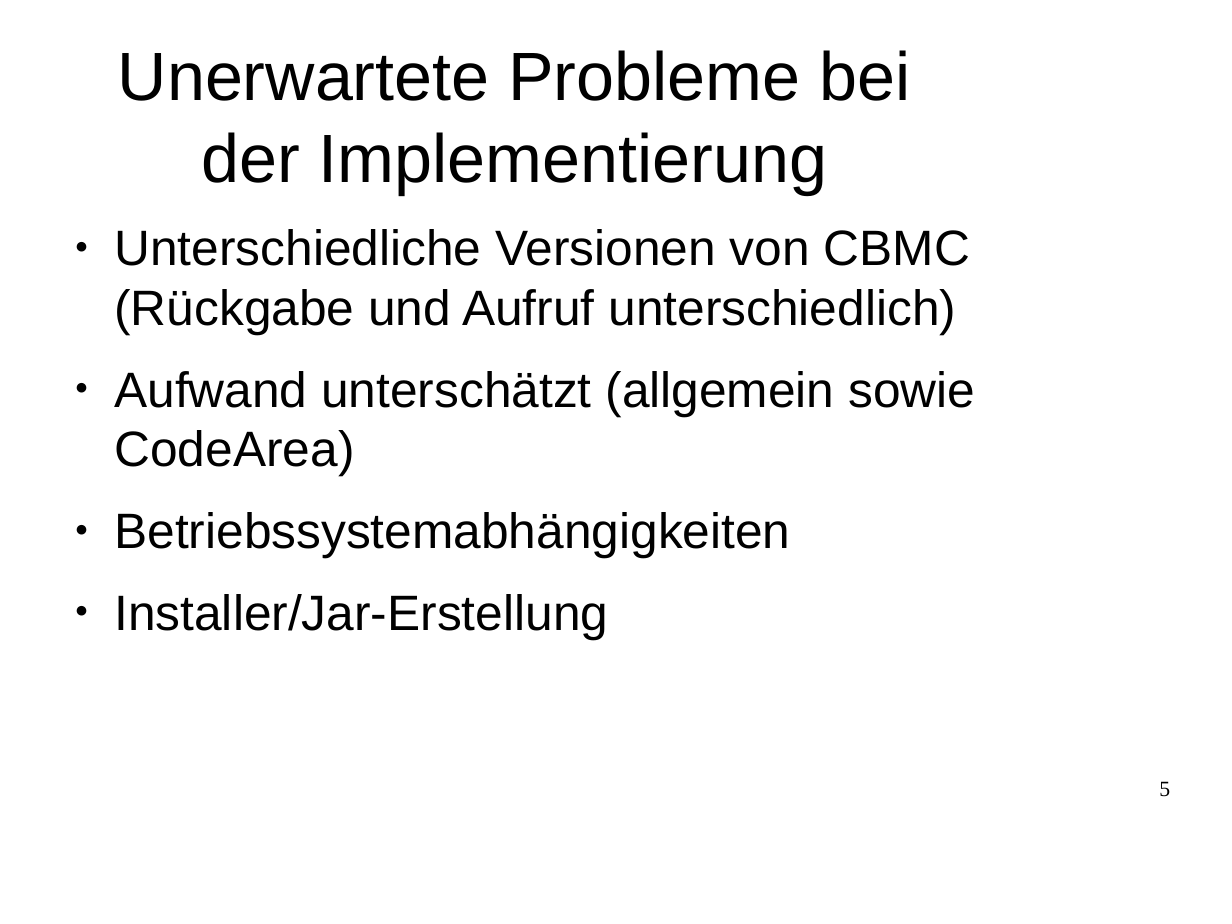
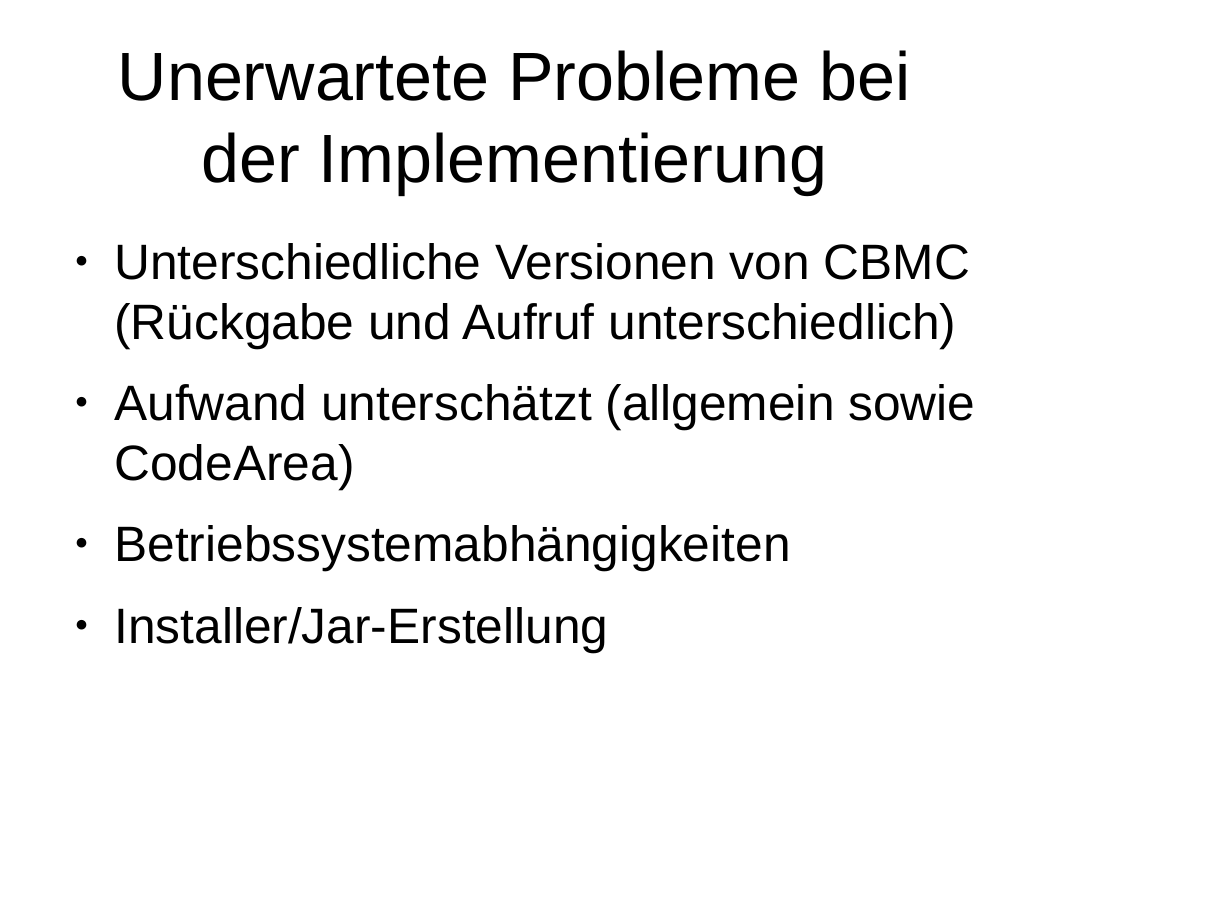
Before and after one commit to justin-hecht/pse-wahlverfahren, a slide deck: slide 5 of Implementierung/Präsentation/Präsentation.odp. Drawn at 1232x924 pixels with LibreOffice and Linux fonts; fonts in the diff are those of the drawing; background and template pictures are left out. Boxes give left, top, right and bottom in pixels: in the first picture for what was removed or moved away, otherwise in the second. Text is boxed around its words. In the diff, an @@ line names an element or a change of style, - is before the commit and + after.

```diff
--- a/Implementierung/Präsentation/Präsentation.odp
+++ b/Implementierung/Präsentation/Präsentation.odp
@@ text "Unterschiedliche Versionen von CBMC (Rückgabe ...": place and size @@
-text "Unterschiedliche Versionen von CBMC (Rückgabe ..." at (114,229,975,639)
+text "Unterschiedliche Versionen von CBMC (Rückgabe ..." at (114,243,975,653)
@@ page number removed at (1159,781,1170,797) @@
-5
```
Also in this commit, not shown: 13 other slides changed, 2 slides added, 2 slides removed, 2 other files.
